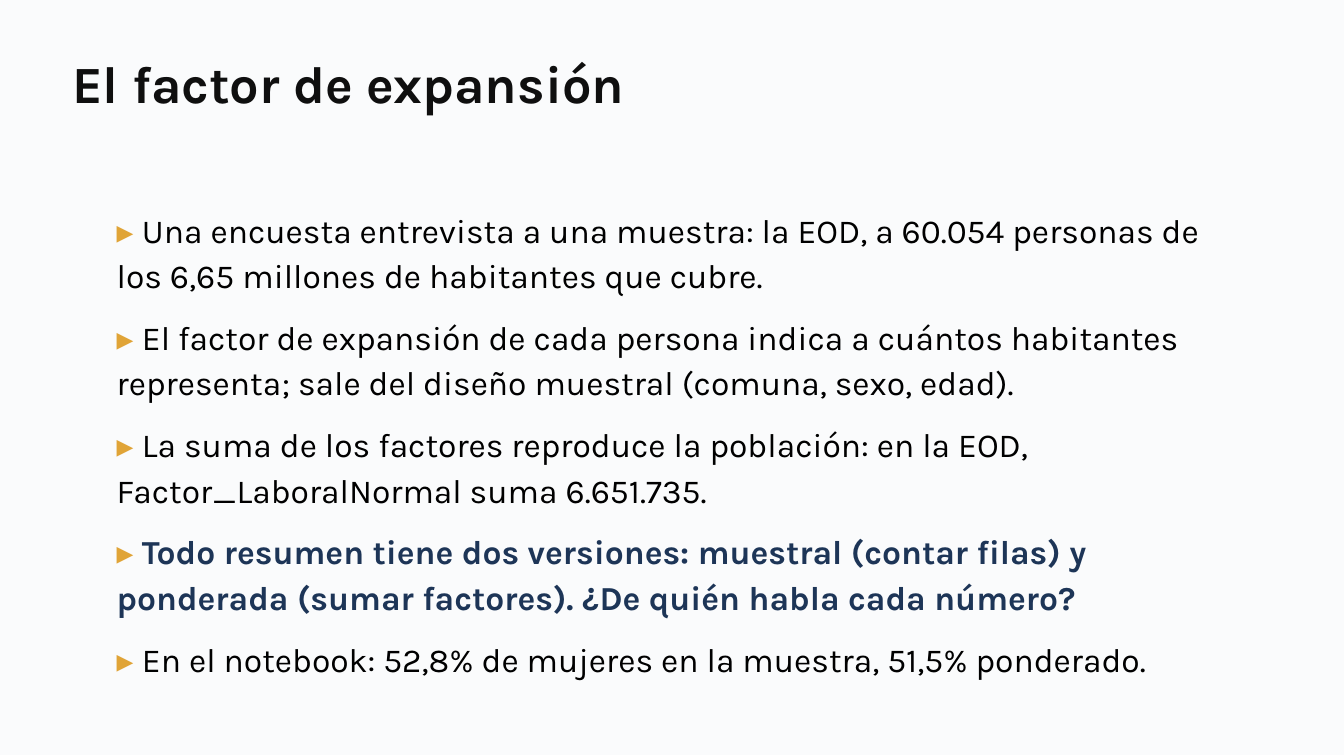
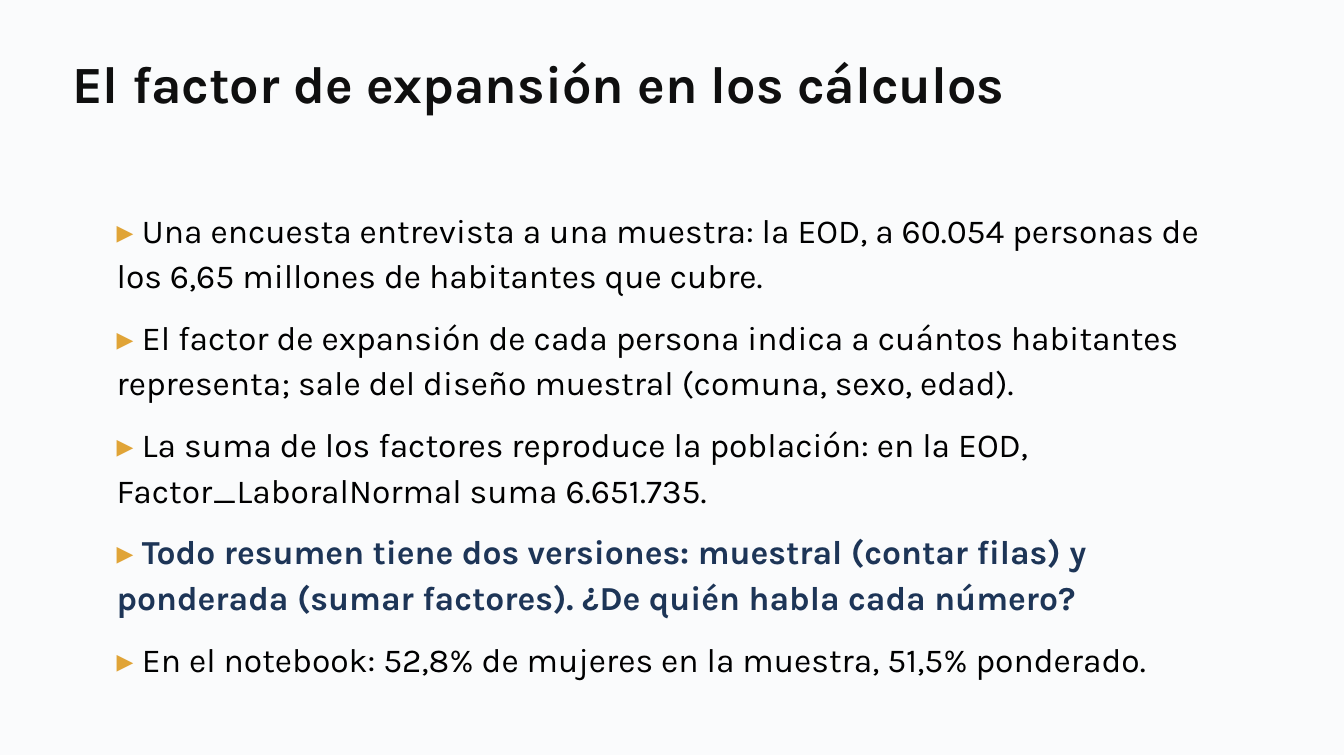
Before and after one commit to daniopitz/diplomado-cdd, a slide deck: slide 27 of presentaciones/clase01_fundamentos_ecosistema.pptx (slide 26 before the commit). Drawn at 1344x755 pixels with LibreOffice and Linux fonts; fonts in the diff are those of the drawing. Boxes give left, top, right and bottom in pixels: in the first picture for what was removed or moved away, otherwise in the second. Text is boxed around its words. In the diff, an @@ line names an element or a change of style, - is before the commit and + after.

```diff
--- a/presentaciones/clase01_fundamentos_ecosistema.pptx
+++ b/presentaciones/clase01_fundamentos_ecosistema.pptx
@@ text at [72, 62, 1004, 115]: text changed @@
-El factor de expansión
+El factor de expansión en los cálculos
```
Also in this commit, not shown: 1 slide added, 6 other files.
